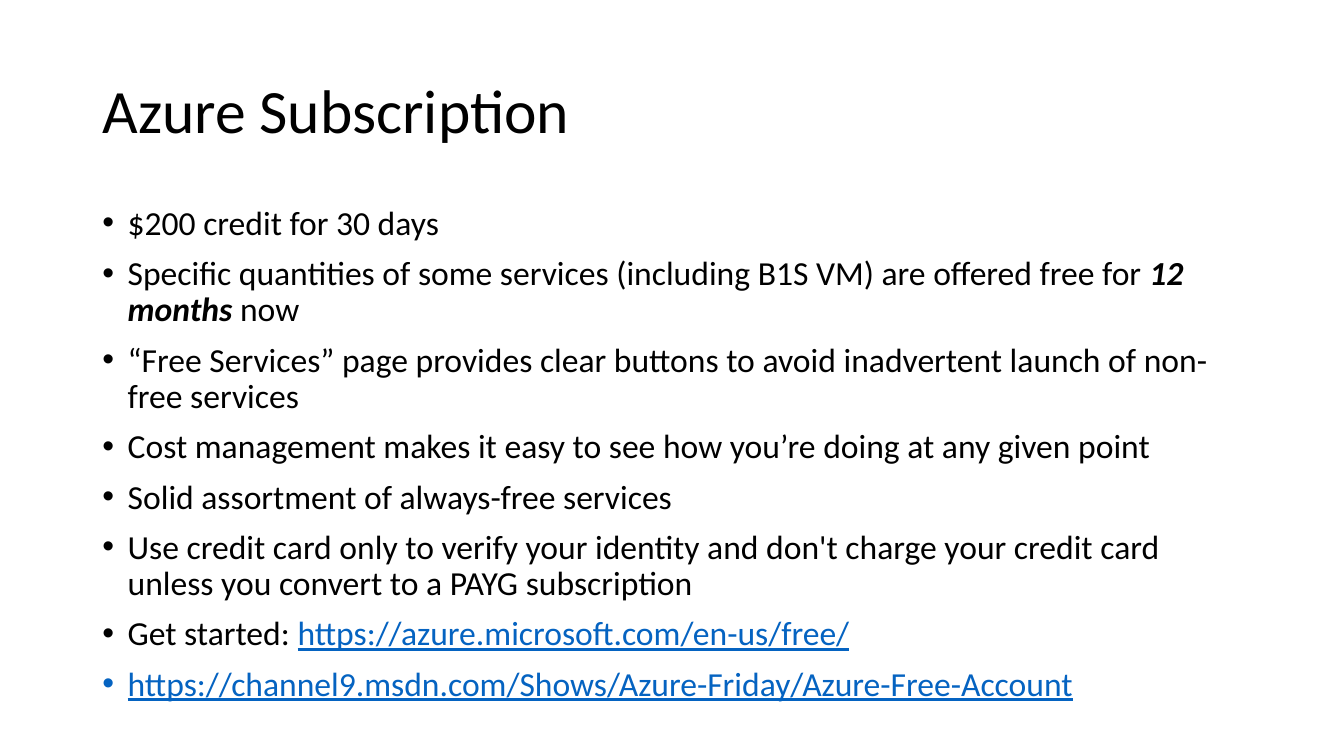
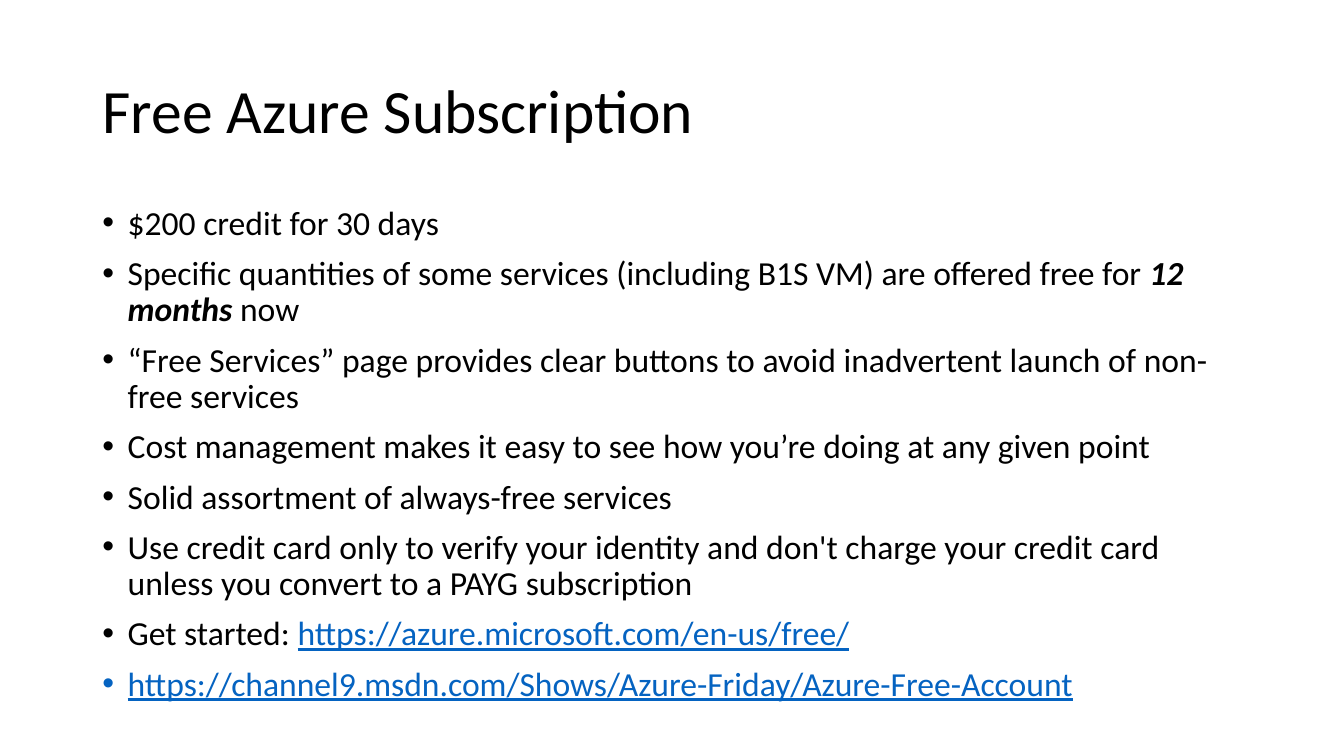
Before and after one commit to guruskill/70-475, a slide deck: slide 23 of NYC-Dec/Microsoft Certification 70-475 Intro.pptx (slide 22 before the commit). Drawn at 1344x756 pixels with LibreOffice and Linux fonts; fonts in the diff are those of the drawing. Boxes give left, top, right and bottom in pixels: in the first picture for what was removed or moved away, otherwise in the second. Text is boxed around its words. In the diff, an @@ line names an element or a change of style, - is before the commit and + after.

```diff
--- a/NYC-Dec/Microsoft Certification 70-475 Intro.pptx
+++ b/NYC-Dec/Microsoft Certification 70-475 Intro.pptx
@@ title at (x1=102, y1=90, x2=694, y2=143): text changed @@
-Azure Subscription
+Free Azure Subscription
```
Also in this commit, not shown: 2 other slides changed, 1 slide added.
